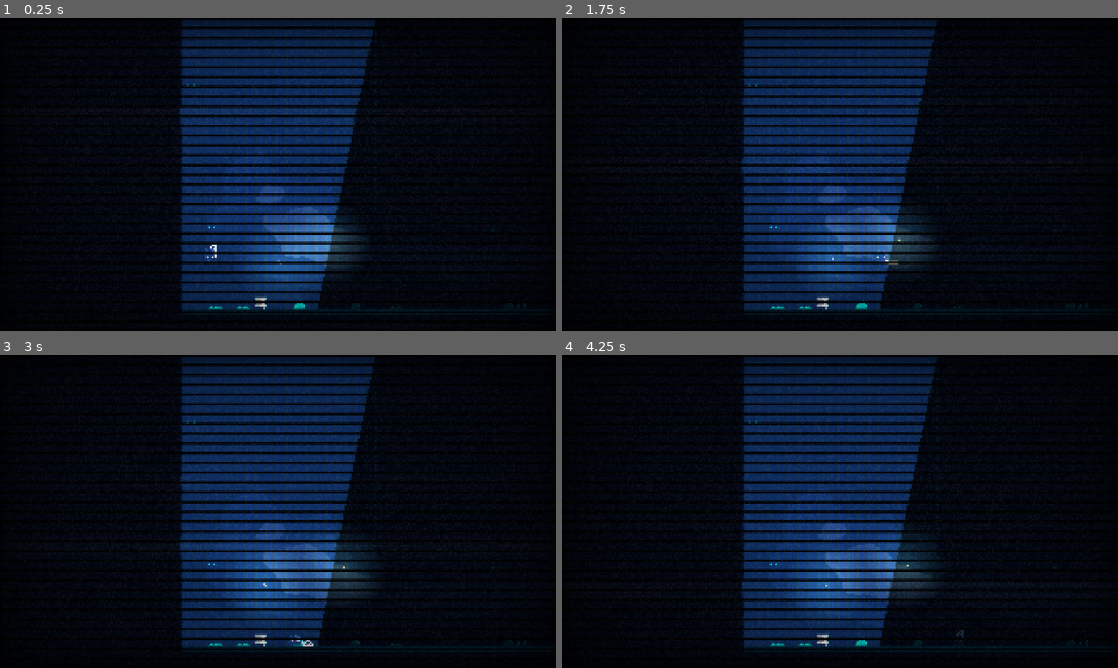
Above: before the commit, frames 1-4 (two rows, left to right).
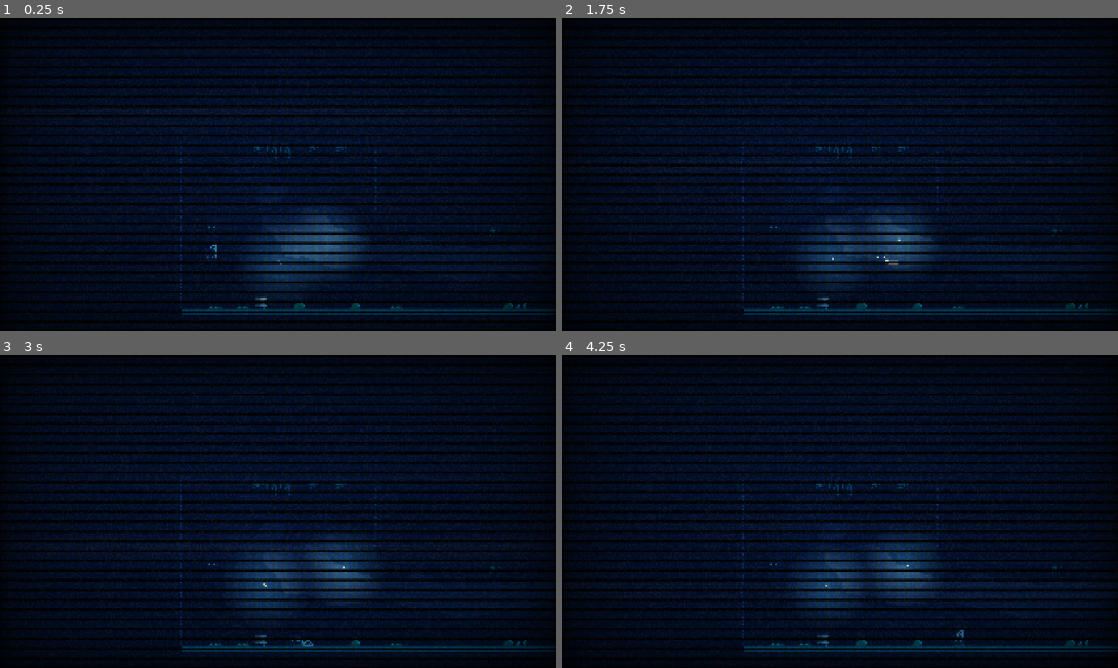
Above: after the commit, the same moments.

Repository: ZephyrRaine/creajam
Game: Godot game, scene res://main.tscn
Same seed, same stepped clock (60 frames per second), same inputs: the game is played once before the commit and once after it.
Inputs:
- Up to frame 1 (0.25 s): no input
- Up to frame 2 (1.75 s): hold D (right) from 0.53 s (still down); tap Shift (dash) at 0.6 s; tap Space (jump) at 0.77, 1.52 s; tap Enter at 1.25 s; tap X (use) at 1.35 s
- Up to frame 3 (3 s): release D (right) at 2.03 s; hold A (left) 2.03-2.78 s; tap Shift (dash) at 2.1 s; hold D (right) from 2.78 s (still down); tap X (use) at 2.85 s
- Up to frame 4 (4.25 s): keep holding D (right); tap Space (jump) at 3.02, 3.5, 3.77 s; tap Shift (dash) at 3.6 s

The runs differ from the first frame. In frame 1, 25% of the frame differs, in the area x 27-99%, y 0-95%; in frame 2, 25%; in frame 3, 25%; in frame 4, 25%.

Commit message:
Lighting TEST

Diff:
--- a/game/main.tscn
+++ b/game/main.tscn
@@ -128,10 +128,13 @@
 texture = SubResource("CompressedTexture2D_82xsv")
 
 [node name="CanvasModulate" type="CanvasModulate" parent="."]
-color = Color(0.141176, 0.203922, 0.298039, 1)
+color = Color(0.1972, 0.48688, 0.68, 1)
 
 [node name="DirectionalLight2D" type="DirectionalLight2D" parent="."]
-rotation = 0.197222
-energy = 1.26
+rotation = 0.349066
+color = Color(1, 0.956667, 0.9, 1)
+energy = 0.75
 shadow_enabled = true
+shadow_filter = 1
+shadow_filter_smooth = 18.0
 height = 0.05
Not shown: 1 places in game/main.tres that only renumber resources
Not shown: 1 places in game/main.tscn that only renumber resources
